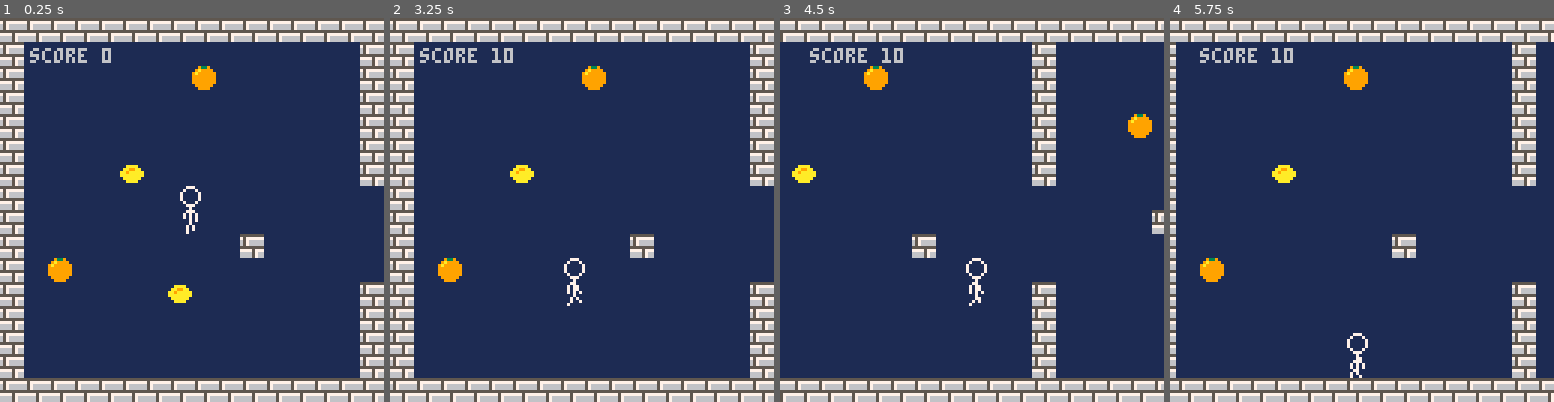
Above: before the commit, frames 1-4 (left to right).
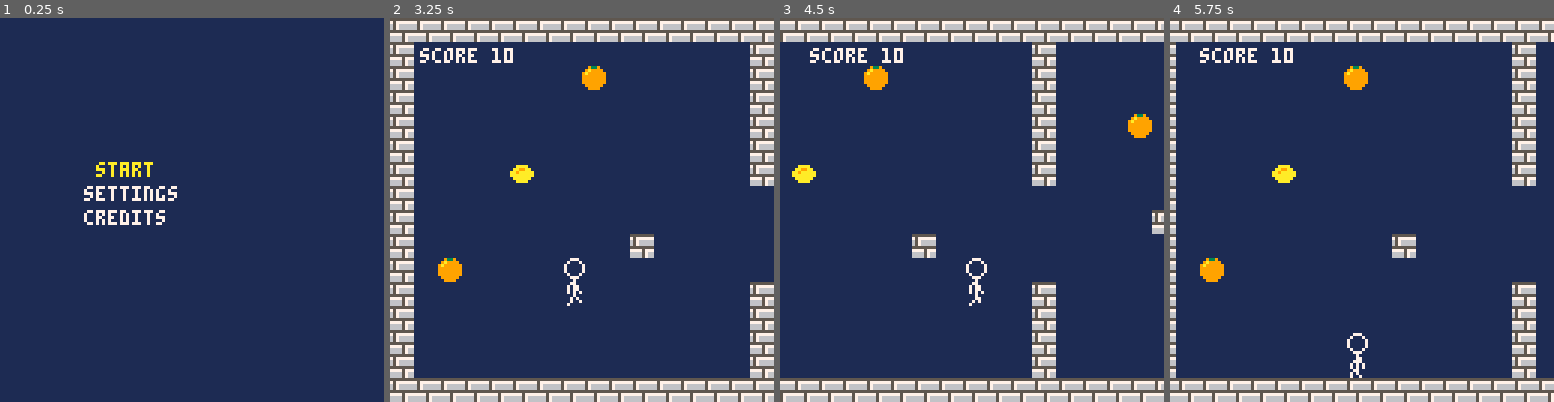
Above: after the commit, the same moments.

Repository: boblbobl/hellopico8
Game: PICO-8 cartridge hello.p8
The game is run twice, just before and just after one commit, with the same random seed, the same clock (stepped at 60 frames per second) and the same inputs.
Inputs:
- Up to frame 1 (0.25 s): no input
- Up to frame 2 (3.25 s): tap O (Z key) at 0.33, 0.7, 1.43, 2.22, 3.1 s; hold Left 1.97-2.37 s; hold Down 2.42-2.82 s; hold Right from 2.87 s (still down)
- Up to frame 3 (4.5 s): release Right at 3.53 s; hold Up 3.58-4.08 s; tap O (Z key) at 3.98 s; hold Right from 4.13 s (still down)
- Up to frame 4 (5.75 s): release Right at 4.53 s; hold Down 4.58-5.08 s; tap O (Z key) at 4.87 s; hold Left from 5.13 s (still down)

The runs differ from the first frame. In frame 1, 25% of the frame differs, in the area x 0-100%, y 0-100%; in frame 2, 0.4%; in frame 3, 0.4%; in frame 4, 0.4%.

Commit message:
Update main.lua

Diff:
--- a/main.lua
+++ b/main.lua
@@ -1,6 +1,6 @@
 scene = {}
 function _init()
-  showgame()
+  showmenu()
 end
 
 function _update()
